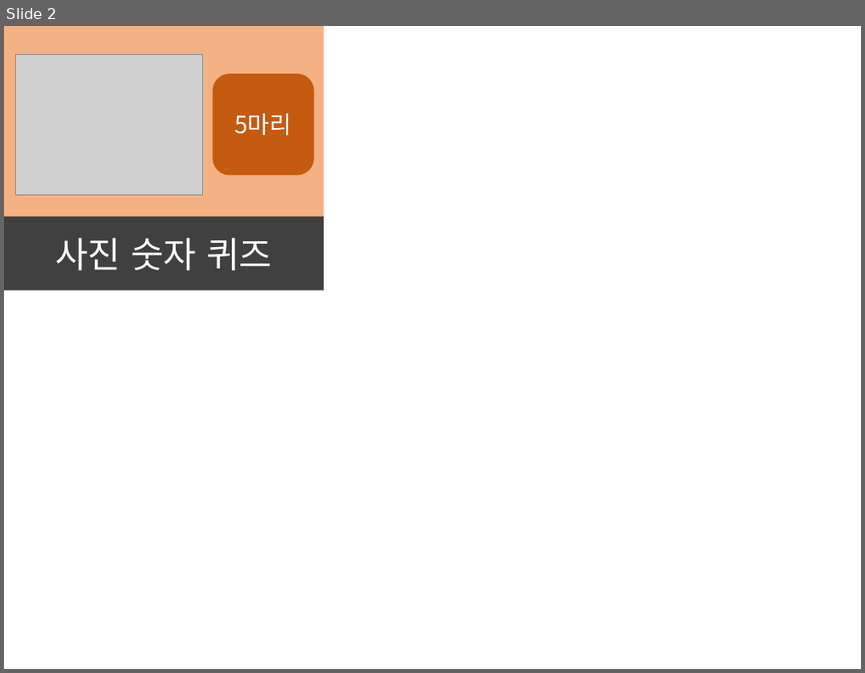
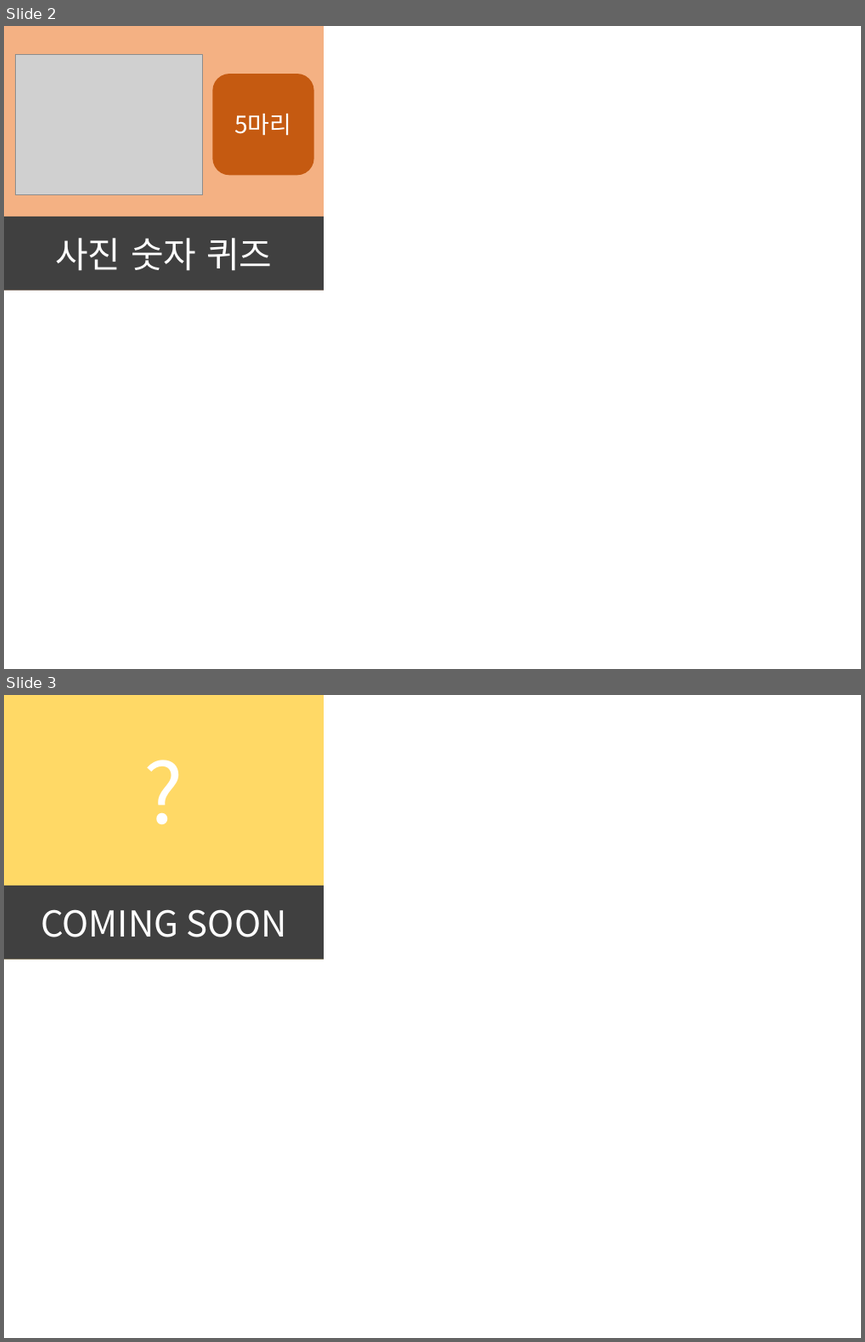
Before and after one commit to greatelv/project.WeMakeGenius, a slide deck: WebContent/assets/img/intention/게임선택.pptx. Shown one above the other, each under a label of ours: slide 2 before the commit, slides 2 and 3 after it. The pictures are 865x673 and 865x1342 pixels, drawn with LibreOffice and Linux fonts; fonts in the diff are those of the drawing; grey boxes stand for pictures. Boxes give left, top, right and bottom in pixels: in the first picture for what was removed or moved away, otherwise in the second. Text is boxed around its words. In the diff, an @@ line names an element or a change of style, - is before the commit and + after.

```diff
--- a/WebContent/assets/img/intention/게임선택.pptx
+++ b/WebContent/assets/img/intention/게임선택.pptx
@@ slide 3 added at <box>4,695,861,1338</box>, background #FFFFFF @@
@@ rectangle added at <box>4,695,324,959</box>, fill #FFD966 @@
@@ text added at <box>103,730,223,850</box>, 70 pt, text #FFFFFF @@
+?
@@ rectangle added at <box>4,885,324,959</box>, fill #404040, 30 pt, text #FFFFFF @@
+COMING SOON
```
Also in this commit, not shown: 2 other files.
